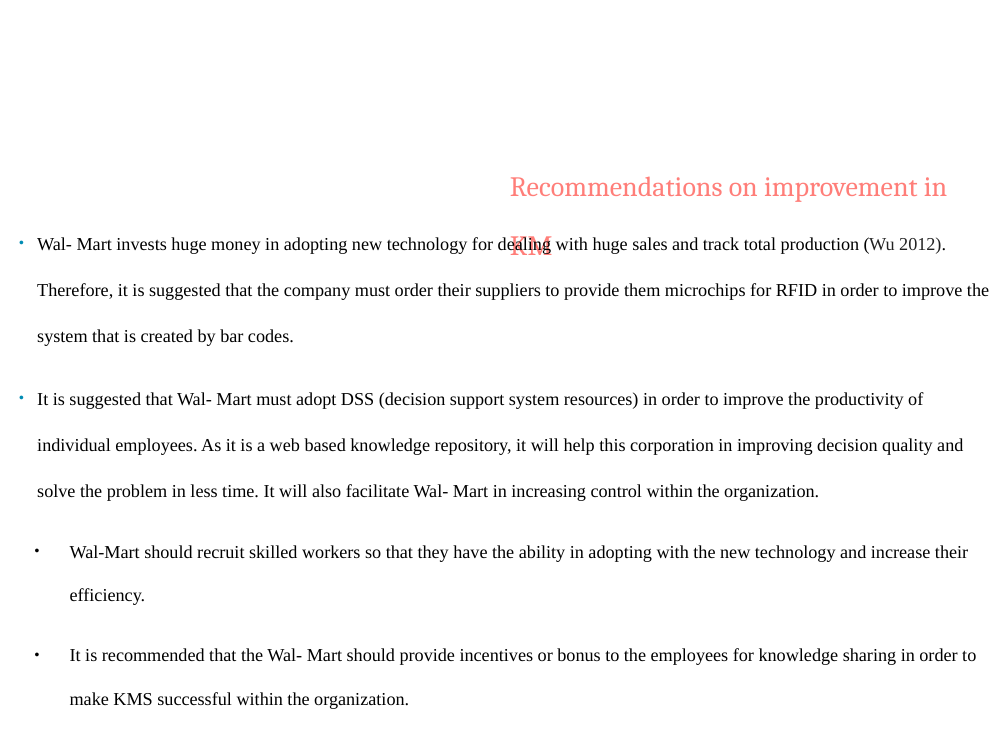
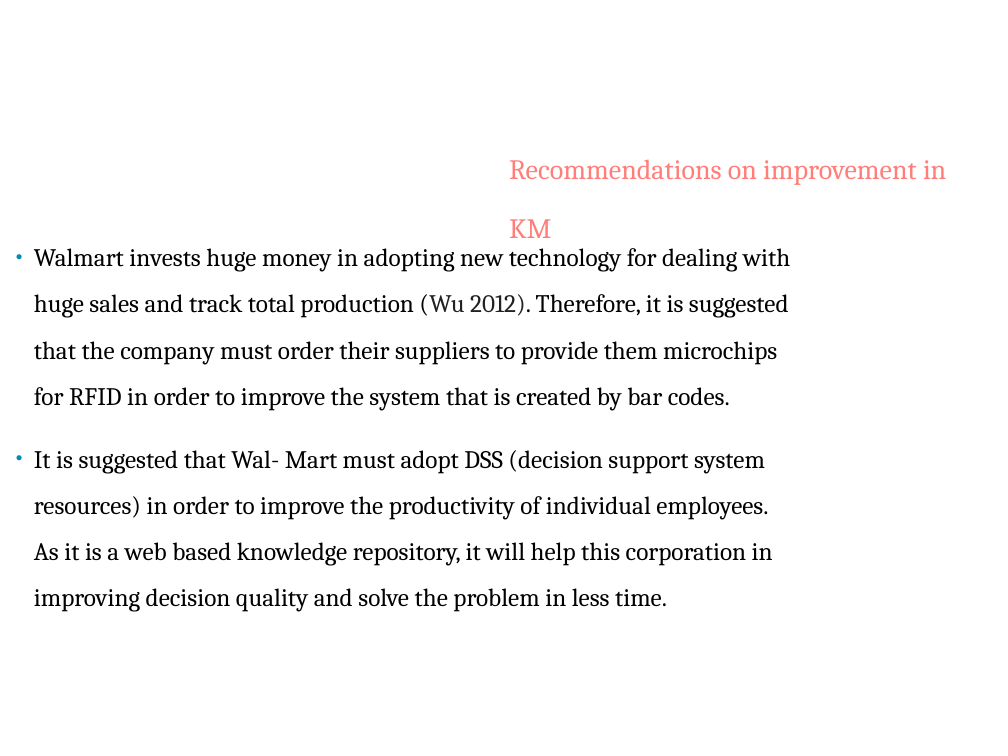
Before and after one commit to asinghania71/KM_PROJECT, a slide deck: slide 16 of kmppt.pptx (slide 11 before the commit). Drawn at 1008x756 pixels with LibreOffice and Linux fonts; fonts in the diff are those of the drawing; background and template pictures are left out. Boxes give left, top, right and bottom in pixels: in the first picture for what was removed or moved away, otherwise in the second. Text is boxed around its words. In the diff, an @@ line names an element or a change of style, - is before the commit and + after.

```diff
--- a/kmppt.pptx
+++ b/kmppt.pptx
@@ text "Recommendations on improvement in KM": place and size @@
-text "Recommendations on improvement in KM" at [510,176,947,255]
+text "Recommendations on improvement in KM" at [509,159,946,238]
@@ text at [34,248,790,612]: text changed; size 13 to 18 pt; font Times New Roman to Cambria @@
-• Wal- Mart invests huge money in adopting new technology for dealing with huge sales and track total production (Wu 2012). Therefore, it is suggested that the company must order their suppliers to provide them microchips for RFID in order to improve the system that is created by bar codes.
-• It is suggested that Wal- Mart must adopt DSS (decision support system resources) in order to improve the productivity of individual employees. As it is a web based knowledge repository, it will help this corporation in improving decision quality and solve the problem in less time. It will also facilitate Wal- Mart in increasing control within the organization.
-• Wal-Mart should recruit skilled workers so that they have the ability in adopting with the new technology and increase their efficiency.
-• It is recommended that the Wal- Mart should provide incentives or bonus to the employees for knowledge sharing in order to make KMS successful within the organization.
+• Walmart invests huge money in adopting new technology for dealing with huge sales and track total production (Wu 2012). Therefore, it is suggested that the company must order their suppliers to provide them microchips for RFID in order to improve the system that is created by bar codes.
+• It is suggested that Wal- Mart must adopt DSS (decision support system resources) in order to improve the productivity of individual employees. As it is a web based knowledge repository, it will help this corporation in improving decision quality and solve the problem in less time.
```
Also in this commit, not shown: 11 other slides changed, 7 slides added, 1 other file.
